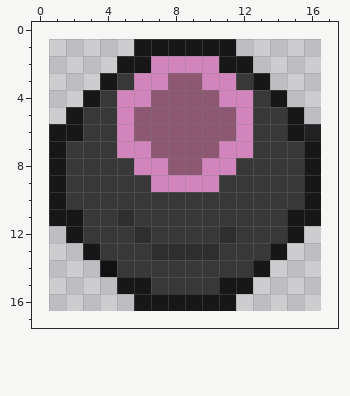
Pixel-art sprite -- Eudaemon/assets/platform/controllerJoystickUp.png. The picture above is the old version.
The file is 16x16 pixels. Colours within 5 levels of each other are drawn and written as one. The old version is drawn lined up with the new one, on the new canvas.
After the commit:
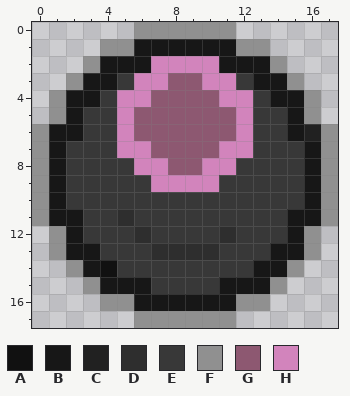
Palette (. is transparent): A #111111  B #171717  C #212121  D #2e2e2e  E #383838  F #909090  G #8d5871  H #d284bc
Edits made:
canvas 16x16 -> 18x18, the old top-left corner now at 1,1
There is now colour B in row 2 at x 4 and 13; in row 3 at x 3 and 14; in row 4 at x 2 and 15; in row 13 at x 2 and 15; in row 14 at x 3 and 14; in row 15 at x 4 and 13.
There is now colour F in row 0 at x 6 to 11; in row 1 at x 4 to 5 and 12 to 13; in row 2 at x 3 and 14; in row 3 at x 2 and 15; in rows 4 to 5 at x 1 and 16; in rows 6 to 11 at x 0 and 17.
There is now colour F in rows 12 to 13 at x 1 and 16; in row 14 at x 2 and 15; in row 15 at x 3 and 14; in row 16 at x 4 to 5 and 12 to 13; in row 17 at x 6 to 11.
